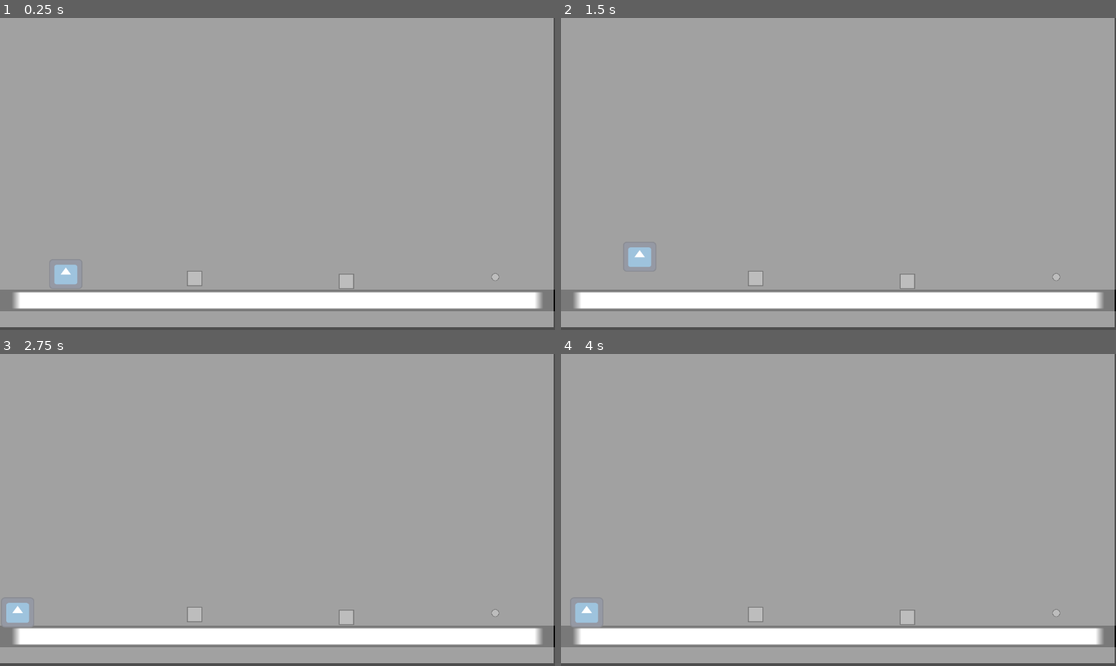
Above: before the commit, frames 1-4 (two rows, left to right).
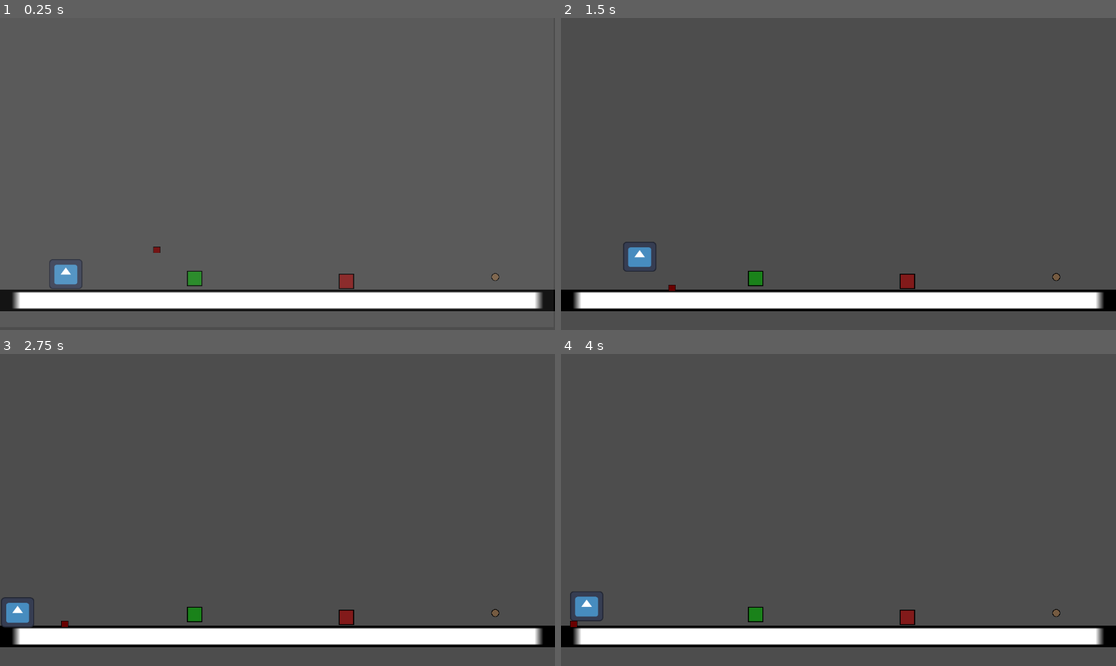
Above: after the commit, the same moments.

Repository: samuelurbinaflor/school-game-jam
Game: Godot game, scene res://scenes/testLevel.tscn
Two runs of this game, one before a commit and one after it. Both use one fixed random seed, a clock stepped at 60 frames per second and the inputs below. The engine's default icon, where the game draws it, is replaced by a stand-in: a white triangle on a blue panel in a dark square.
Inputs:
- Up to frame 1 (0.25 s): no input
- Up to frame 2 (1.5 s): tap D (moverDere) at 0.6, 1.35 s; tap Space (salto) at 0.77 s
- Up to frame 3 (2.75 s): tap Space (salto) at 1.52 s; tap Enter at 2 s; hold A (moverIzq) from 2.03 s (still down); tap D (moverDere) at 2.1 s
- Up to frame 4 (4 s): release A (moverIzq) at 2.78 s; tap D (moverDere) at 2.85, 3.6 s; tap Space (salto) at 3.02, 3.77 s

The runs differ from the first frame. In frame 1, 94% of the frame differs, in the area x 0-100%, y 0-100%; in frame 2, 94%; in frame 3, 94%; in frame 4, 94%.
Error before the commit: Parse Error: Identifier "GameState" not declared in the current scope. (res://scripts/test_level.gd:6)

Commit message:
movimiento y cambio de color de hormigas

Diff:
--- a/project.godot
+++ b/project.godot
@@ -14,6 +14,10 @@
 run/main_scene="uid://bcgcsjd3eq21l"
 config/features=PackedStringArray("4.5", "GL Compatibility")
 config/icon="res://icon.svg"
+
+[autoload]
+
+GameState="*res://scripts/game_state.gd"
 
 [input]
 
--- a/scenes/enemigo.tscn
+++ b/scenes/enemy_ant.tscn
@@ -1,12 +1,15 @@
-[gd_scene load_steps=4 format=3 uid="uid://dfqlbu1qlp6vl"]
+[gd_scene load_steps=5 format=3 uid="uid://dfqlbu1qlp6vl"]
 
-[ext_resource type="Script" uid="uid://cl85o6vh3j8jb" path="res://scripts/enemigo.gd" id="1_hlx46"]
+[ext_resource type="Script" uid="uid://cl85o6vh3j8jb" path="res://scripts/enemy_ant.gd" id="1_hlx46"]
 [ext_resource type="Texture2D" uid="uid://qedfp0dlx7c" path="res://assets/objects/box.png" id="2_1yqjy"]
 
+[sub_resource type="RectangleShape2D" id="RectangleShape2D_8h3ht"]
+size = Vector2(20.22904, 19.092707)
+
 [sub_resource type="RectangleShape2D" id="RectangleShape2D_pe0jf"]
-size = Vector2(22, 20)
+size = Vector2(37.568222, 35.248077)
 
-[node name="enemigo" type="CharacterBody2D"]
+[node name="enemy_ant" type="CharacterBody2D"]
 position = Vector2(29, 28)
 scale = Vector2(0.6920744, 0.6808883)
 script = ExtResource("1_hlx46")
@@ -17,8 +20,16 @@
 texture = ExtResource("2_1yqjy")
 
 [node name="CollisionShape2D" type="CollisionShape2D" parent="."]
+position = Vector2(-3.8146973e-06, 0.73433685)
+scale = Vector2(0.9999999, 1)
+shape = SubResource("RectangleShape2D_8h3ht")
+
+[node name="Area2D" type="Area2D" parent="."]
 position = Vector2(0, 1.0000038)
 scale = Vector2(0.9999999, 1)
+
+[node name="CollisionShape2D" type="CollisionShape2D" parent="Area2D"]
+position = Vector2(-3.8146973e-06, 0.46866608)
 shape = SubResource("RectangleShape2D_pe0jf")
 
 [node name="RayCastIzq" type="RayCast2D" parent="."]
@@ -35,3 +46,5 @@
 position = Vector2(11.559453, 4.406009)
 scale = Vector2(0.9999998, 1)
 target_position = Vector2(0, 16.155369)
+
+[connection signal="body_entered" from="Area2D" to="." method="_on_area_2d_body_entered"]
--- /dev/null
+++ b/scenes/enemy_pitijopo.tscn
@@ -0,0 +1,48 @@
+[gd_scene load_steps=5 format=3 uid="uid://cui63m8h1wfx2"]
+
+[ext_resource type="Script" uid="uid://bol7jwo1h237a" path="res://scripts/enemy_pitijopo.gd" id="1_usb33"]
+[ext_resource type="Texture2D" uid="uid://qedfp0dlx7c" path="res://assets/objects/box.png" id="2_cd1sh"]
+
+[sub_resource type="RectangleShape2D" id="RectangleShape2D_8h3ht"]
+size = Vector2(20.22904, 19.092707)
+
+[sub_resource type="RectangleShape2D" id="RectangleShape2D_pe0jf"]
+size = Vector2(37.568222, 35.248077)
+
+[node name="enemy_pitijopo" type="CharacterBody2D"]
+position = Vector2(31.000002, 28.999998)
+scale = Vector2(0.6920744, 0.6808883)
+script = ExtResource("1_usb33")
+
+[node name="Sprite2D" type="Sprite2D" parent="."]
+position = Vector2(3.8146973e-06, 1.0000038)
+scale = Vector2(0.87190294, 0.7932728)
+texture = ExtResource("2_cd1sh")
+
+[node name="CollisionShape2D" type="CollisionShape2D" parent="."]
+position = Vector2(-3.8146973e-06, 0.73433685)
+scale = Vector2(1.2682223, 1.2692366)
+shape = SubResource("RectangleShape2D_8h3ht")
+
+[node name="Area2D" type="Area2D" parent="."]
+position = Vector2(0, 1.0000038)
+scale = Vector2(0.9999999, 1)
+
+[node name="CollisionShape2D" type="CollisionShape2D" parent="Area2D"]
+position = Vector2(-3.8146973e-06, 0.46866608)
+shape = SubResource("RectangleShape2D_pe0jf")
+
+[node name="RayCastIzq" type="RayCast2D" parent="."]
+position = Vector2(5.779724, 0)
+scale = Vector2(1.3467816, 1)
+target_position = Vector2(-22, 0)
+
+[node name="RayCastDere" type="RayCast2D" parent="."]
+position = Vector2(-5.779724, 0)
+scale = Vector2(0.9999999, 1)
+target_position = Vector2(28.898628, 3.8146973e-06)
+
+[node name="RayCastAbajoDere" type="RayCast2D" parent="."]
+position = Vector2(11.559453, 4.406009)
+scale = Vector2(0.9999998, 1.7049623)
+target_position = Vector2(0, 16.155369)
--- a/scenes/escenario_prueba.tscn
+++ b/scenes/escenario_prueba.tscn
@@ -1,8 +1,8 @@
 [gd_scene load_steps=6 format=3 uid="uid://dei1h67bf10o"]
 
 [ext_resource type="Texture2D" uid="uid://d3ialfdypeb84" path="res://assets/objects/platform.png" id="1_m81e1"]
-[ext_resource type="PackedScene" uid="uid://b7fekfvyoi1a6" path="res://scenes/player.tscn" id="2_tql2w"]
-[ext_resource type="PackedScene" uid="uid://dfqlbu1qlp6vl" path="res://scenes/enemigo.tscn" id="3_iamcd"]
+[ext_resource type="PackedScene" uid="uid://b7fekfvyoi1a6" path="res://scenes/Player.tscn" id="2_tql2w"]
+[ext_resource type="PackedScene" uid="uid://dfqlbu1qlp6vl" path="res://scenes/enemy_ant.tscn" id="3_iamcd"]
 
 [sub_resource type="PhysicsMaterial" id="PhysicsMaterial_amoky"]
 
--- a/scenes/testLevel.tscn
+++ b/scenes/testLevel.tscn
@@ -1,10 +1,11 @@
-[gd_scene load_steps=7 format=3 uid="uid://bcgcsjd3eq21l"]
+[gd_scene load_steps=8 format=3 uid="uid://bcgcsjd3eq21l"]
 
 [ext_resource type="Script" uid="uid://dswow2xdhhxwj" path="res://scripts/test_level.gd" id="1_xrmvu"]
 [ext_resource type="Texture2D" uid="uid://d3ialfdypeb84" path="res://assets/objects/platform.png" id="2_rwtji"]
-[ext_resource type="PackedScene" uid="uid://b7fekfvyoi1a6" path="res://scenes/player.tscn" id="3_aqu4s"]
+[ext_resource type="PackedScene" uid="uid://b7fekfvyoi1a6" path="res://scenes/Player.tscn" id="3_aqu4s"]
 [ext_resource type="PackedScene" uid="uid://dg8htv2ktep6" path="res://scenes/mushroomSwitch.tscn" id="4_hu6j5"]
 [ext_resource type="PackedScene" uid="uid://dqibeisegp8kd" path="res://scenes/enemy.tscn" id="5_qsttf"]
+[ext_resource type="PackedScene" uid="uid://dfqlbu1qlp6vl" path="res://scenes/enemy_ant.tscn" id="6_rwtji"]
 
 [sub_resource type="RectangleShape2D" id="RectangleShape2D_sir0p"]
 size = Vector2(1150, 20)
@@ -43,3 +44,6 @@
 [node name="Enemy2" parent="." instance=ExtResource("5_qsttf")]
 position = Vector2(404, 541)
 enemy_type = 1
+
+[node name="enemy_ant" parent="." instance=ExtResource("6_rwtji")]
+position = Vector2(323.99997, 461)
--- a/scripts/enemigo.gd
+++ /dev/null
@@ -1,61 +0,0 @@
-extends CharacterBody2D
-
-var vel = 100
-var moveLeft = false
-var gravity = 10
-
-@onready var RayDere = $RayCastDere
-@onready var RayIzq = $RayCastIzq
-@onready var RayDereAbajo = $RayCastAbajoDere
-#@onready var spriteAnim = $AnimatedSprite2D
-
-func _physics_process(delta):
-	if not is_on_floor():
-		velocity.y += gravity
-	else:
-		velocity.y = 0
-
-	if moveLeft:
-		velocity.x = -vel
-	else:
-		velocity.x = vel
-	move_and_slide()
-	vuelta()
-
-func vuelta():
-	var gira = false
-
-	if not RayDereAbajo.is_colliding():
-		gira = true
-
-	if moveLeft and RayIzq.is_colliding():
-		gira = true
-	elif not moveLeft and RayDere.is_colliding():
-		gira = true
-
-	if gira:
-		moveLeft = !moveLeft
-		scale.x = -scale.x
-
-"""
-if moveLeft and not RayIzqAbajo.is_colliding():
-		moveLeft = false
-		scale.x = -scale.x
-	elif not moveLeft and not RayDereAbajo.is_colliding():
-		moveLeft = true
-		scale.x = -scale.x
-
-	if moveLeft and RayIzq.is_colliding():
-		moveLeft = false
-		scale.x = -scale.x
-	elif not moveLeft and RayDere.is_colliding():
-		moveLeft = true
-		scale.x = -scale.x"""
-
-"""if RayDere.is_colliding():
-		direc = -1
-		#spriteAnim.flip_h = true
-	if RayIzq.is_colliding():
-		direc = 1
-		#spriteAnim.flip_h = false
-	position.x += direc * vel * delta"""
--- /dev/null
+++ b/scripts/enemy_ant.gd
@@ -0,0 +1,72 @@
+extends CharacterBody2D
+
+@onready var RayDere = $RayCastDere
+@onready var RayIzq = $RayCastIzq
+@onready var RayDereAbajo = $RayCastAbajoDere
+@onready var sprite: Sprite2D = $Sprite2D
+@onready var area2D = $Area2D
+
+var vel = 100
+var moveLeft = false
+var gravity = 10
+var is_corrupted = false
+var normal_color: Color = Color(0.808, 0.0, 0.0, 1.0)
+var corrupted_color = Color(0.3, 0.6, 1.0)
+
+func _ready():
+	GameState.mode_changed.connect(worldModeChanged)
+	sprite.modulate = normal_color
+
+func _physics_process(delta):
+	if is_corrupted:
+		velocity = Vector2.ZERO
+		move_and_slide()
+		return
+
+	if GameState.current_mode == GameState.WorldMode.RED:
+		velocity = Vector2.ZERO
+		move_and_slide()
+		return
+
+	if not is_on_floor():
+		velocity.y += gravity
+	else:
+		velocity.y = 0
+
+	if moveLeft:
+		velocity.x = -vel
+	else:
+		velocity.x = vel
+	move_and_slide()
+	vuelta()
+
+func vuelta():
+	var gira = false
+
+	if not RayDereAbajo.is_colliding():
+		gira = true
+	if moveLeft and RayIzq.is_colliding():
+		gira = true
+	elif not moveLeft and RayDere.is_colliding():
+		gira = true
+
+	if gira:
+		moveLeft = !moveLeft
+		scale.x = -scale.x
+
+func worldModeChanged(new_mode):
+	if is_corrupted:
+		return
+	if new_mode != GameState.WorldMode.RED:
+		sprite.modulate = normal_color
+
+func corrupt():
+	is_corrupted = true
+	sprite.modulate = corrupted_color
+	print("El enemigo ahora es azul")
+
+func _on_area_2d_body_entered(body: Node2D) -> void:
+	if body.name == "Player" and GameState.current_mode == GameState.WorldMode.RED and not is_corrupted:
+		#sprite = nuevo sprite
+		print("El enemigo ahora esta corrupto")
+		corrupt()
--- /dev/null
+++ b/scripts/enemy_pitijopo.gd
@@ -0,0 +1,66 @@
+extends CharacterBody2D
+
+@onready var RayDere = $RayCastDere
+@onready var RayIzq = $RayCastIzq
+@onready var RayDereAbajo = $RayCastAbajoDere
+@onready var sprite: Sprite2D = $Sprite2D
+@onready var area2D = $Area2D
+
+var vel = 100
+var moveLeft = false
+var gravity = 10
+var is_corrupted = false
+var normal_color: Color = Color(0.104, 0.626, 0.228, 1.0)
+var corrupted_color = Color(0.3, 0.6, 1.0)
+
+func _ready():
+	GameState.mode_changed.connect(worldModeChanged)
+	sprite.modulate = normal_color
+
+func _physics_process(delta):
+	if GameState.current_mode == GameState.WorldMode.RED:
+		velocity = Vector2.ZERO
+		move_and_slide()
+		return
+
+	if not is_on_floor():
+		velocity.y += gravity
+	else:
+		velocity.y = 0
+
+	if moveLeft:
+		velocity.x = -vel
+	else:
+		velocity.x = vel
+	move_and_slide()
+	vuelta()
+
+func vuelta():
+	var gira = false
+
+	if not RayDereAbajo.is_colliding():
+		gira = true
+	if moveLeft and RayIzq.is_colliding():
+		gira = true
+	elif not moveLeft and RayDere.is_colliding():
+		gira = true
+
+	if gira:
+		moveLeft = !moveLeft
+		scale.x = -scale.x
+
+func worldModeChanged(new_mode):
+	if new_mode != GameState.WorldMode.RED:
+		is_corrupted = false
+		sprite.modulate = normal_color
+
+func corrupt():
+	is_corrupted = true
+	sprite.modulate = corrupted_color
+	print("El enemigo ahora es azul")
+
+func _on_area_2d_body_entered(body: Node2D) -> void:
+	if body.name == "Player" and GameState.current_mode == GameState.WorldMode.RED and not is_corrupted:
+		#sprite = nuevo sprite
+		print("El enemigo ahora esta corrupto")
+		corrupt()
Renamed: scripts/enemigo.gd.uid -> scripts/enemy_ant.gd.uid
Not shown, added: scripts/enemy_pitijopo.gd.uid
